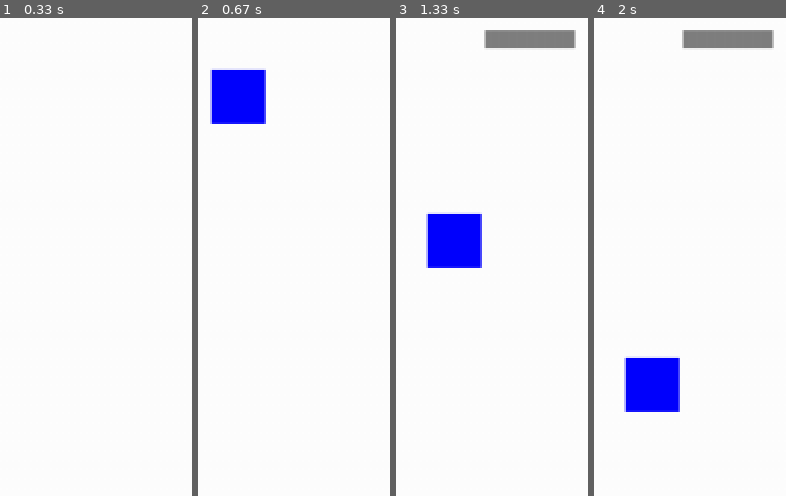
Above: before the commit, frames 1-4 (left to right).
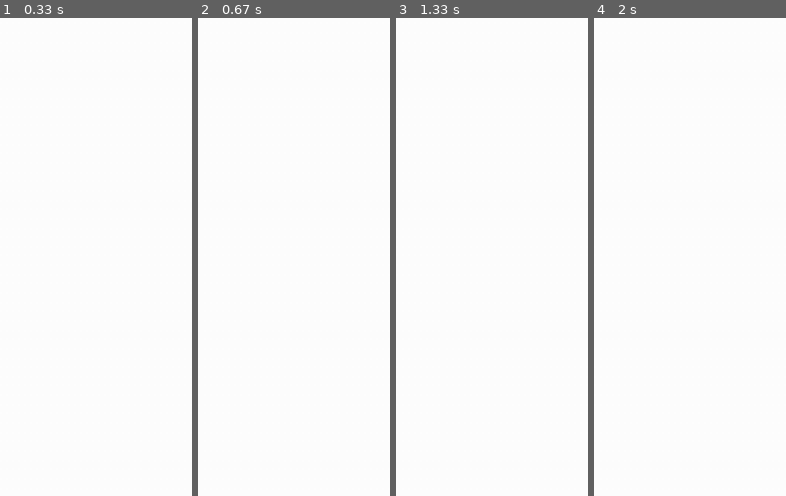
Above: after the commit, the same moments.

Repository: ramses44/PyGame_project
Game: pygame game, started from game.py
The game is run twice, just before and just after one commit, with the same random seed, the same clock (stepped at 60 frames per second) and the same inputs.
Inputs (mouse positions are in pixels of both pictures, inside the frame that each line leads up to):
- Up to frame 1 (0.33 s): no input
- Up to frame 2 (0.67 s): right-click (outside the picture) at 0.38 s
- Up to frame 3 (1.33 s): hold Right 0.67-1.13 s; click (484, 32) at 1.22 s
- Up to frame 4 (2 s): tap Space at 1.5 s

Frame 1 is identical in both runs. In frame 2, 3.3% of the frame differs, in the area x 6-36%, y 10-23%; in frame 3, 5.1%, in the area x 15-94%, y 2-53%; in frame 4, 5.1%.

Commit message:
Добавлены картинки спрайтов лестниц, платформ и персонажа. Персонаж нормально перемещается по платформам и лестницам (при наложении платформ может проваливаться)

Diff:
--- a/game.py
+++ b/game.py
@@ -1,7 +1,28 @@
 import pygame
-
-CHARACTER_SIZE = 30, 30
+import os
+
+CHARACTER_SIZE = 60, 100
+PLATFORM_SIZE = 150, 25
+LADDER_SIZE = 50, 120
 FALLING_SPEED = 2  # Скорость падения (pixels/tick)
+LEFT, RIGHT = False, True
+
+
+def load_image(name, colorkey=None):
+    fullname = os.path.join('images', name)
+    image = pygame.image.load(fullname)
+
+    if colorkey is not None:
+        image = image.convert()
+        if colorkey == -1:
+            colorkey = image.get_at((0, 0))
+        image.set_colorkey(colorkey)
+    else:
+        image = image.convert_alpha()
+        image.set_alpha(0)
+
+    return image
+
 
 pygame.init()
 
@@ -16,53 +37,82 @@
 
 
 class Platform(pygame.sprite.Sprite):
+    image = load_image("platform.png")
+
     def __init__(self, group, pos):
         super().__init__(group)
-        self.image = pygame.Surface((50, 10))
-        pygame.draw.rect(self.image, (128, 128, 128), (0, 0, 50, 10))
-        self.rect = pygame.Rect(*pos, 50, 10)
+        self.image = pygame.transform.scale(Platform.image, PLATFORM_SIZE)
+        self.rect = self.image.get_rect()
+        self.mask = pygame.mask.from_surface(self.image)
+        self.rect.x, self.rect.y = pos
 
 
 class Ladder(pygame.sprite.Sprite):
+    image = load_image("ladder.png")
+
     def __init__(self, group, pos):
         super().__init__(group)
-        self.image = pygame.Surface((10, 50))
-        pygame.draw.rect(self.image, (254, 0, 0), (0, 0, 10, 50))
-        self.rect = pygame.Rect(*pos, 10, 50)
+        self.image = pygame.transform.scale(Ladder.image, LADDER_SIZE)
+        self.rect = self.image.get_rect()
+        self.mask = pygame.mask.from_surface(self.image)
+        self.rect.x, self.rect.y = pos
 
 
 class Enemy(pygame.sprite.Sprite):
+    image1 = load_image("character_1.png")
+    image2 = load_image("character_2.png")
+
     def __init__(self, group, pos):
         super().__init__(group)
-        self.image = pygame.Surface(CHARACTER_SIZE)
-        pygame.draw.rect(self.image, (0, 0, 255), (0, 0, *CHARACTER_SIZE))
-        self.rect = pygame.Rect(*pos, *CHARACTER_SIZE)
+        self.active_step = 0
+        self.rotation = RIGHT
+        self.image = pygame.transform.scale(Enemy.image1, CHARACTER_SIZE)
+        self.rect = self.image.get_rect()
         self.climbing = False
+        self.mask = pygame.mask.from_surface(self.image)
+        self.rect.x, self.rect.y = pos
 
     def move(self, x=0, y=0):
 
-        delta = 1 if x > 0 else -1
+        if x > 0:
+            delta = 1
+            self.step(RIGHT)
+        elif x < 0:
+            delta = -1
+            self.step(LEFT)
+
         for _ in range(*sorted((x, 0))):
             self.rect = self.rect.move(delta, 0)
-            if pygame.sprite.spritecollideany(self, platforms):
+
+            s = pygame.sprite.spritecollideany(self, platforms)
+            if s and pygame.sprite.collide_mask(self, s):
                 self.rect = self.rect.move(-delta, 0)
                 break
-            if pygame.sprite.spritecollideany(self, barrels):
+
+            s = pygame.sprite.spritecollideany(self, barrels)
+            if s and pygame.sprite.collide_mask(self, s):
                 return True
 
         delta = 1 if y > 0 else -1
         for _ in range(*sorted((y, 0))):
             self.rect = self.rect.move(0, delta)
-            if pygame.sprite.spritecollideany(self, platforms) and not self.climbing:
+
+            s = pygame.sprite.spritecollideany(self, platforms)
+            if s and pygame.sprite.collide_mask(self, s):
                 self.rect = self.rect.move(0, -delta)
                 break
-            if pygame.sprite.spritecollideany(self, barrels):
+
+            s = pygame.sprite.spritecollideany(self, barrels)
+            if s and pygame.sprite.collide_mask(self, s):
                 return True
-            if pygame.sprite.spritecollideany(self, ladders) and not self.climbing:
+
+            s = pygame.sprite.spritecollideany(self, ladders)
+            if s and pygame.sprite.collide_mask(self, s) and not self.climbing:
                 self.climbing = True
                 break
 
-        if pygame.sprite.spritecollideany(self, ladders):
+        s = pygame.sprite.spritecollideany(self, ladders)
+        if s and pygame.sprite.collide_mask(self, s):
             self.climbing = True
         else:
             self.climbing = False
@@ -72,10 +122,37 @@
 
         self.rect = self.rect.move(0, 1)
 
-        res = bool(pygame.sprite.spritecollideany(self, platforms) or
-                   pygame.sprite.spritecollideany(self, ladders))
+        res = pygame.sprite.spritecollideany(self, platforms)
+        if not res:
+            res = pygame.sprite.spritecollideany(self, ladders)
+        res = bool(res and pygame.sprite.collide_mask(self, res))
+
         self.rect = self.rect.move(0, -1)
         return res
+
+    def step(self, direction):
+        """Шаг персонажа, т.е. смена его картинки"""
+
+        self.image = eval(f"pygame.transform.scale(Enemy.image{self.active_step + 1}, CHARACTER_SIZE)")
+        self.active_step = (self.active_step + 1) % 2
+        self.rotation = RIGHT
+
+        x, y = self.rect.x, self.rect.y
+        self.rect = self.image.get_rect()
+        self.rect.x, self.rect.y = x, y
+
+        self.rotate(direction)
+
+    def rotate(self, direction):
+        """Поворот персонажа на 180 градусов"""
+
+        if self.rotation != direction:
+            self.rotation = direction
+            self.image = pygame.transform.flip(self.image, True, False)
+
+            x, y = self.rect.x, self.rect.y
+            self.rect = self.image.get_rect()
+            self.rect.x, self.rect.y = x, y
 
 
 screen.fill((255, 255, 255))
@@ -104,8 +181,10 @@
         if enemy:
             if pygame.key.get_pressed()[pygame.K_LEFT]:
                 enemy.move(x=-10)
+
             elif pygame.key.get_pressed()[pygame.K_RIGHT]:
                 enemy.move(x=10)
+
             elif pygame.key.get_pressed()[pygame.K_SPACE] and enemy.can_jump():
                 enemy.move(y=-60)
             elif enemy.climbing:
Binary file added: images/character_1.png
Binary file added: images/character_2.png
Binary file added: images/ladder.png
Binary file added: images/platform.png
